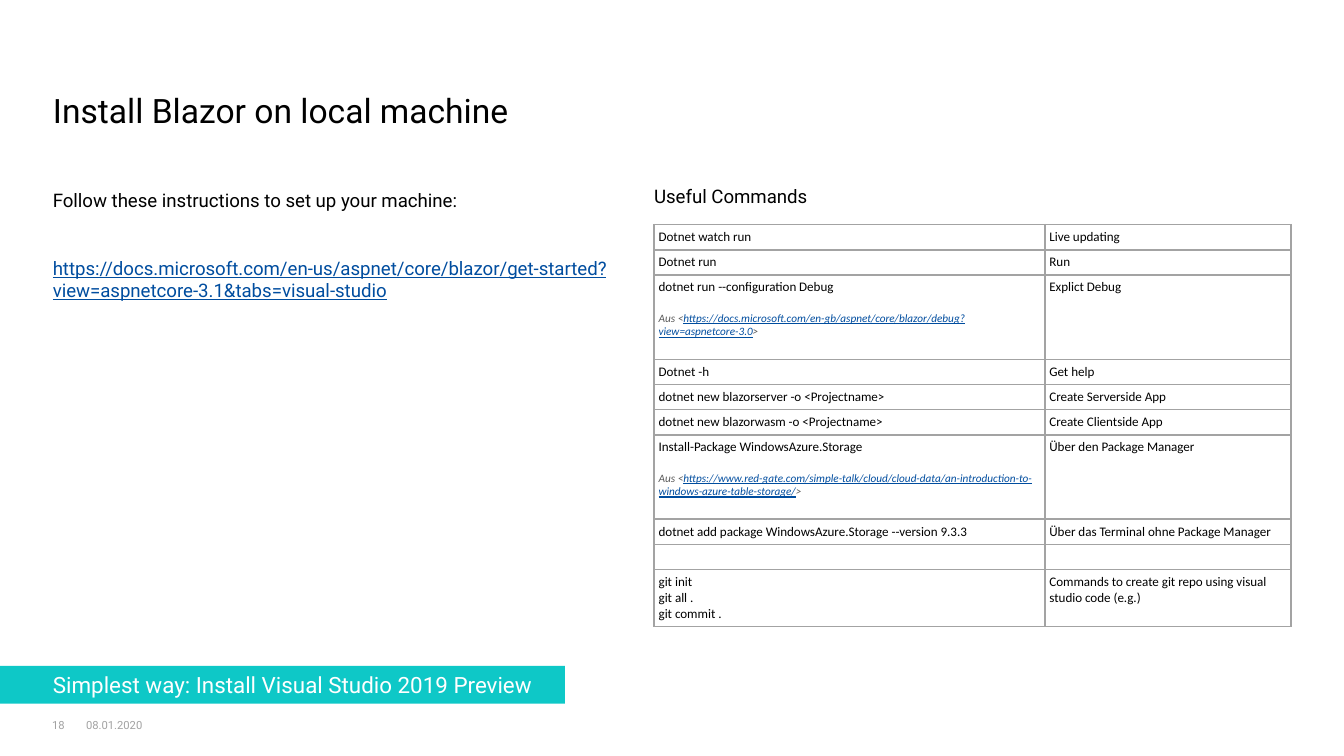
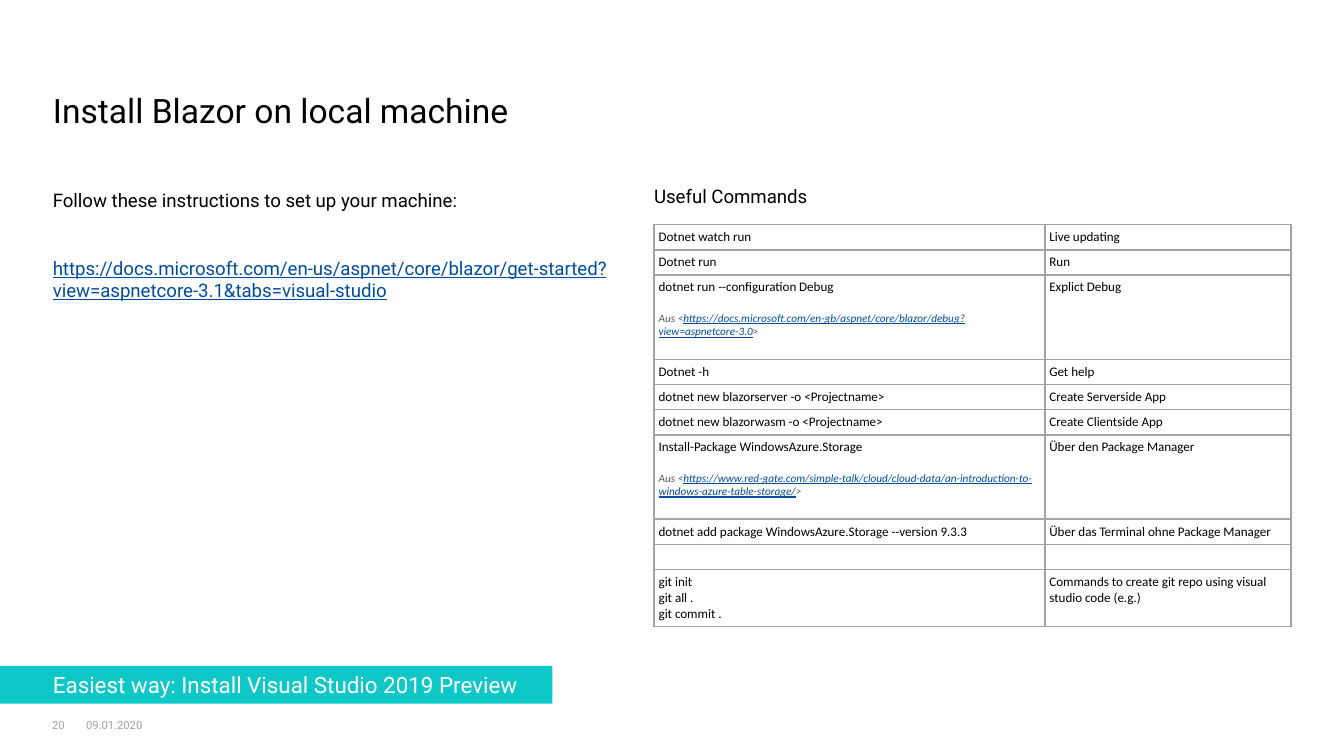
Before and after one commit to kraeuchi/blazor-hacknight, a slide deck: slide 20 of HackNight_WASM_Blazor.pptx (slide 18 before the commit). Drawn at 1344x756 pixels with LibreOffice and Linux fonts; fonts in the diff are those of the drawing; background and template pictures are left out. Boxes give left, top, right and bottom in pixels: in the first picture for what was removed or moved away, otherwise in the second. Text is boxed around its words. In the diff, an @@ line names an element or a change of style, - is before the commit and + after.

```diff
--- a/HackNight_WASM_Blazor.pptx
+++ b/HackNight_WASM_Blazor.pptx
@@ text "Easiest way: Install Visual Studio ...": place and size @@
-text "Easiest way: Install Visual Studio ..." at (0, 665, 564, 703)
+text "Easiest way: Install Visual Studio ..." at (0, 665, 552, 703)
@@ text at (53, 676, 517, 698): text changed @@
-Simplest way: Install Visual Studio 2019 Preview
+Easiest way: Install Visual Studio 2019 Preview
@@ page number at (52, 721, 65, 729): text changed @@
-18
+20
```
Also in this commit, not shown: 20 other slides changed, 4 slides added, 2 slides removed.
